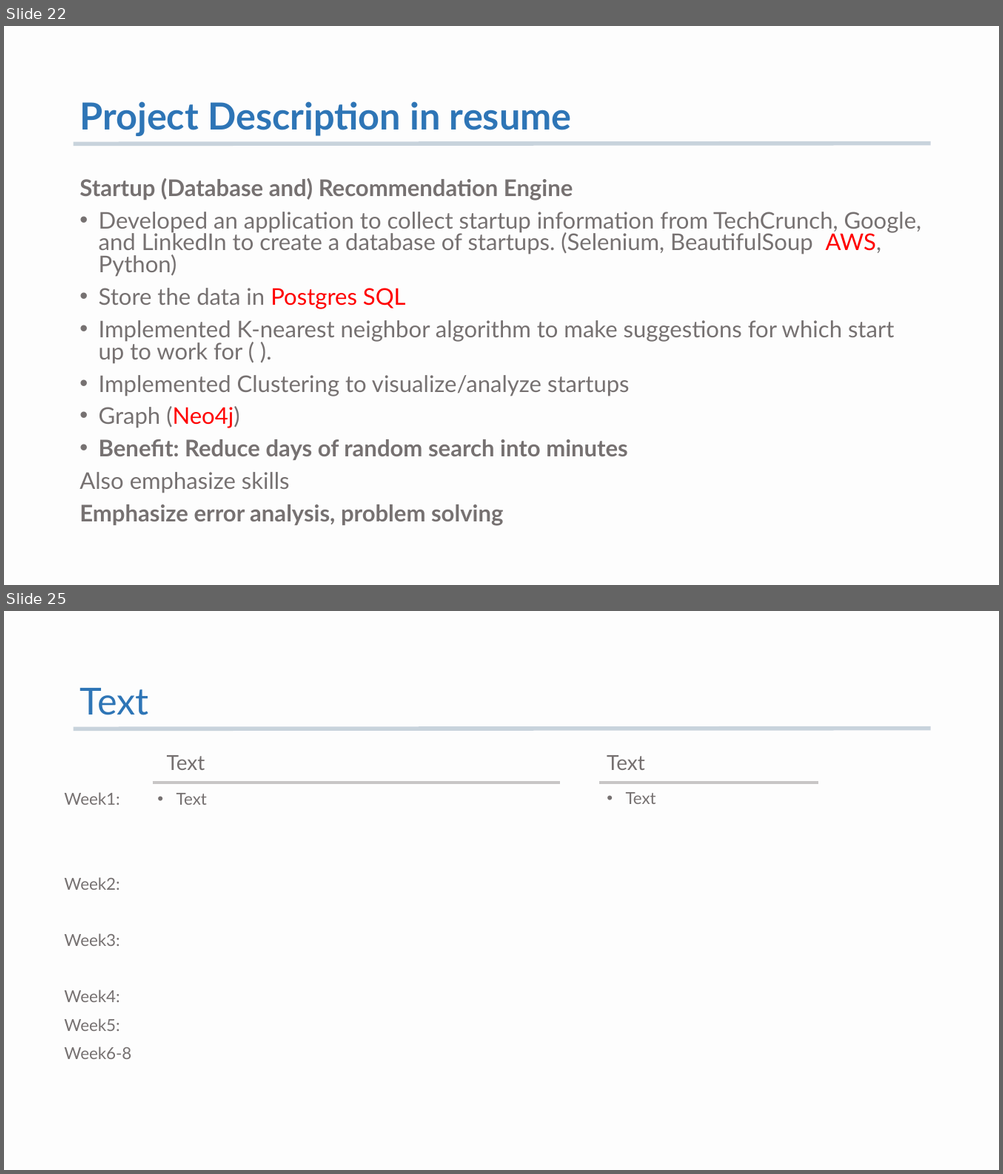
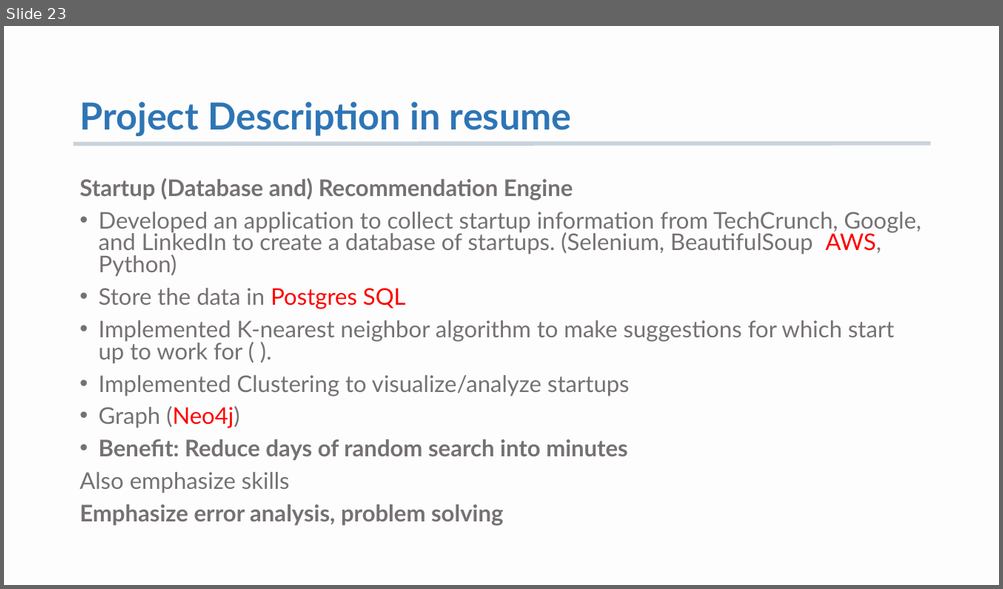
Before and after one commit to K-AlfredIwasaki/job_hunting_made_easy, a slide deck: startup_db_recommendation.pptx. Shown one above the other, each under a label of ours: slides 22 and 25 before the commit, slide 23 after it; the slides between them are not shown. The pictures are 1003x1174 and 1003x589 pixels, drawn with LibreOffice and Linux fonts; fonts in the diff are those of the drawing. Boxes give left, top, right and bottom in pixels: in the first picture for what was removed or moved away, otherwise in the second. Text is boxed around its words. In the diff, an @@ line names an element or a change of style, - is before the commit and + after.

```diff
--- a/startup_db_recommendation.pptx
+++ b/startup_db_recommendation.pptx
@@ slide 25 removed at bbox=[4, 611, 999, 1170], background #F2F2F2 at 11% opacity; not listed: 1 template element that a slide beside it also shows @@
@@ title removed at bbox=[79, 688, 148, 715] @@
-Text
@@ text removed at bbox=[167, 755, 205, 770] @@
-Text
@@ text removed at bbox=[606, 755, 645, 770] @@
-Text
@@ line removed from (153, 783) to (560, 783) @@
@@ line removed from (600, 783) to (819, 783) @@
@@ text removed at bbox=[64, 792, 131, 1059] @@
-Week1:
-Week2:
-Week3:
-Week4:
-Week5:
-Week6-8
@@ text removed at bbox=[176, 793, 207, 805] @@
-• Text
@@ text removed at bbox=[626, 792, 656, 804] @@
-• Text
@@ what was slide 22 is now slide 23 @@
```
Also in this commit, not shown: 11 slides changed, 4 slides added, 6 other slides removed.
